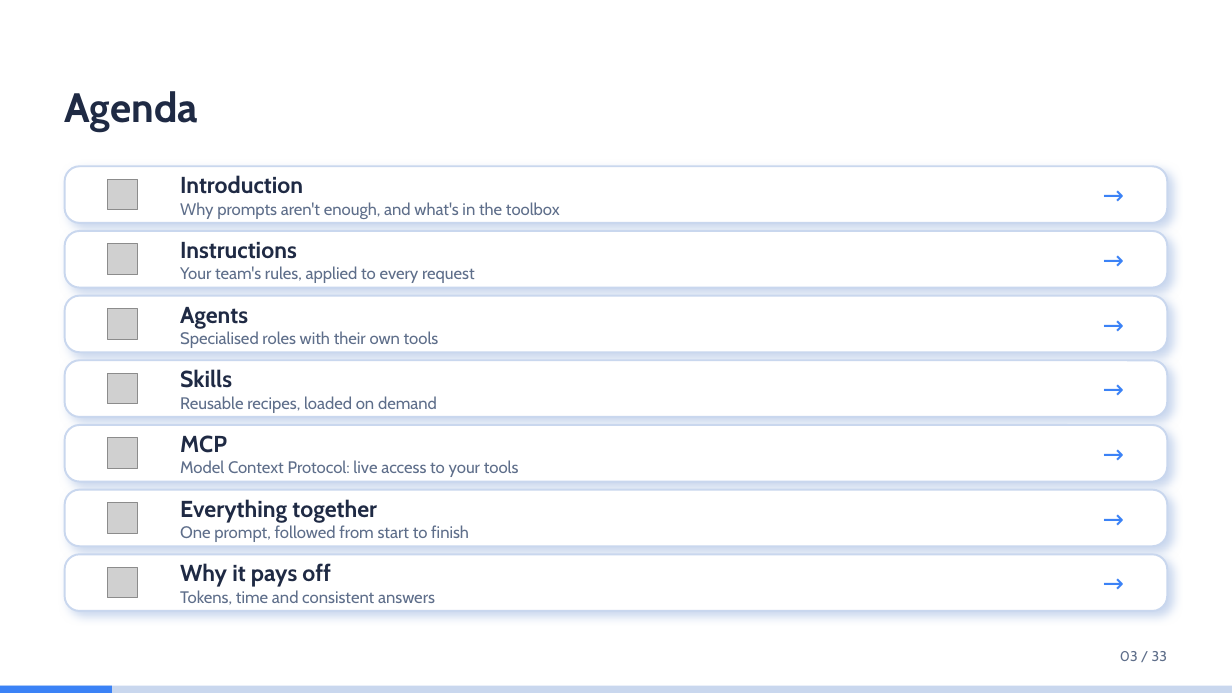
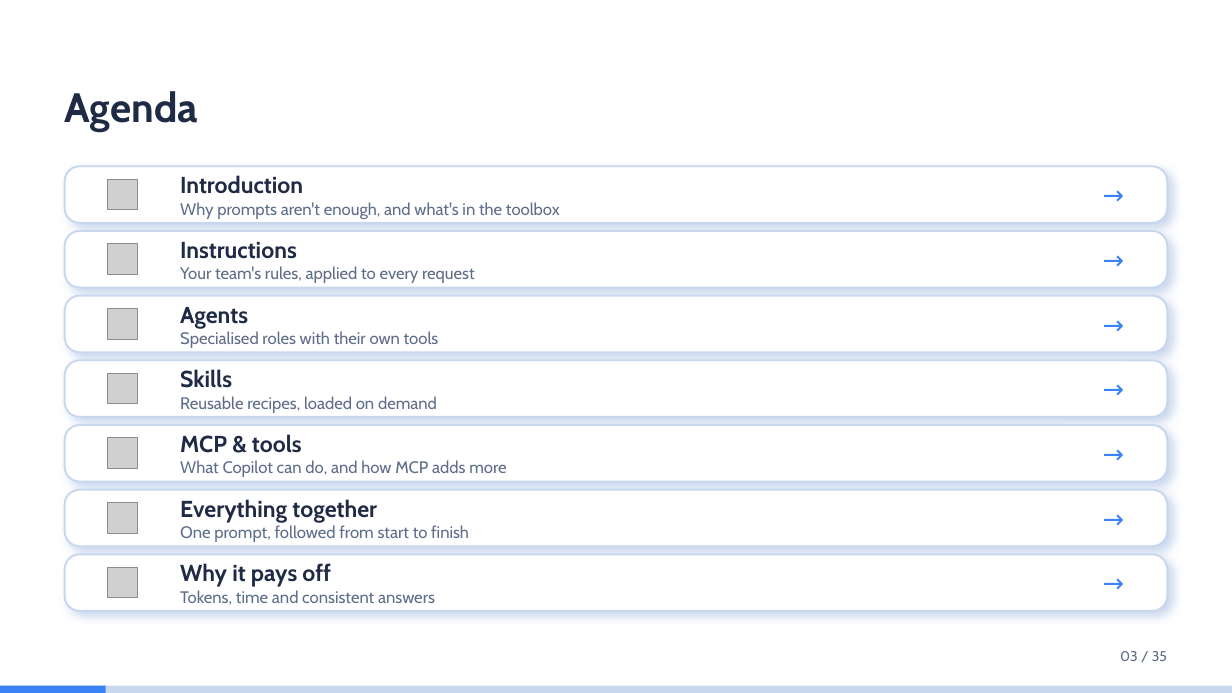
Before and after one commit to idoudist/ai-toolbox-presentation, a slide deck: slide 3 of hello-skills.pptx. Drawn at 1232x693 pixels with LibreOffice and Linux fonts; fonts in the diff are those of the drawing; grey boxes stand for pictures. Boxes give left, top, right and bottom in pixels: in the first picture for what was removed or moved away, otherwise in the second. Text is boxed around its words. In the diff, an @@ line names an element or a change of style, - is before the commit and + after.

Commit message:
update presentation

```diff
--- a/hello-skills.pptx
+++ b/hello-skills.pptx
@@ text at (180, 434, 506, 477): text changed @@
-MCP
-Model Context Protocol: live access to your tools
+MCP & tools
+What Copilot can do, and how MCP adds more
@@ text at (1120, 651, 1167, 661): text changed @@
-03 / 33
+03 / 35
@@ rectangle: place and size @@
-rectangle at (0, 686, 112, 693)
+rectangle at (0, 686, 105, 693)
```
Also in this commit, not shown: 28 other slides changed, 2 slides added.
